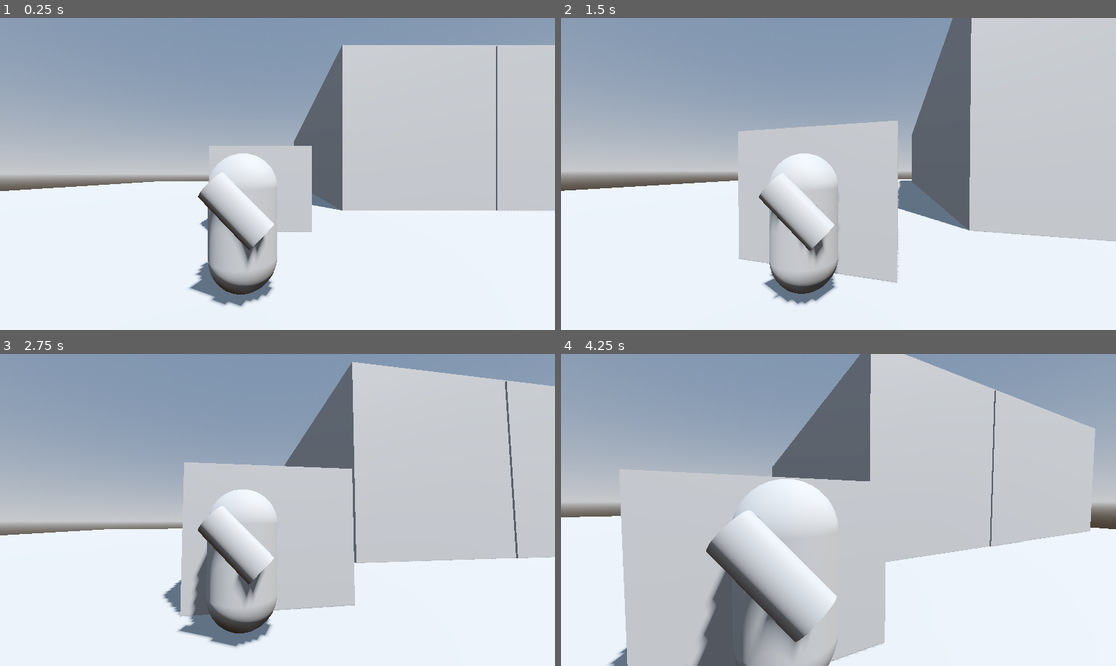
Above: before the commit, frames 1-4 (two rows, left to right).
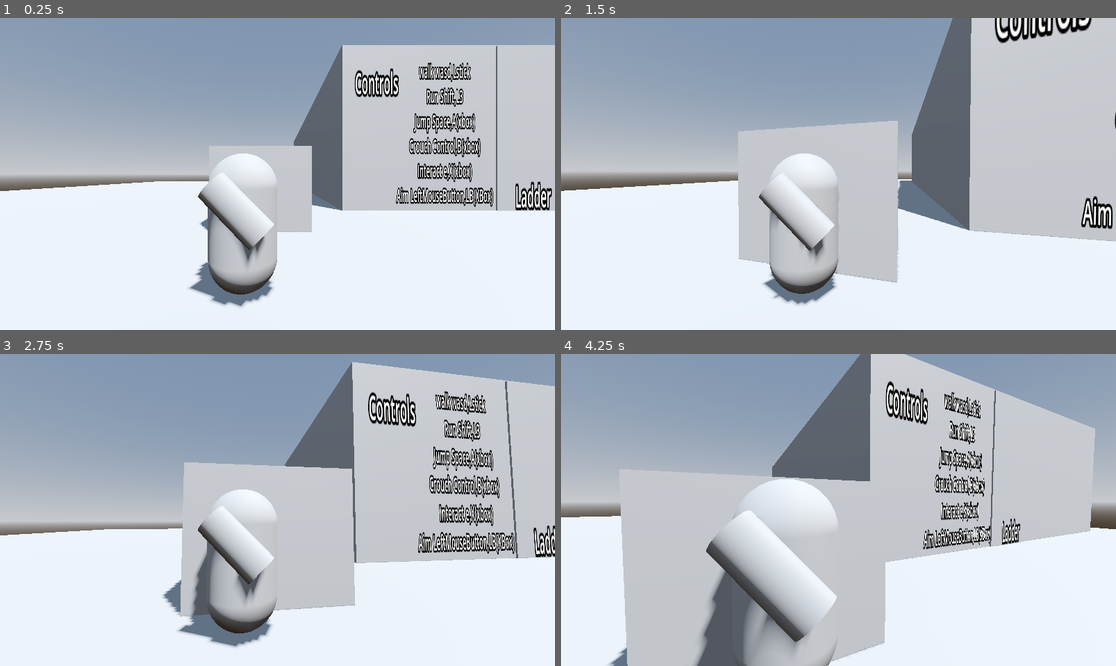
Above: after the commit, the same moments.

Repository: MertGameDev/Third-PersonControllerW-gamepadsupportGodot
Game: Godot game, scene res://Level.tscn
The game is run twice, just before and just after one commit, with the same random seed, the same clock (stepped at 60 frames per second) and the same inputs.
Inputs (mouse positions are in pixels of both pictures, inside the frame that each line leads up to):
- Up to frame 1 (0.25 s): no input
- Up to frame 2 (1.5 s): tap Enter at 0.5 s; move the mouse to (866, 174) at 0.52 s; hold Right mouse button (aim_input) 0.53-1.28 s; hold W (forward_input) from 0.53 s (still down); tap Space (jump_input) at 0.77 s; move the mouse to (810, 174) at 1.27 s; tap Ctrl (crouch_input) at 1.35 s
- Up to frame 3 (2.75 s): keep holding W (forward_input); tap Space (jump_input) at 1.52 s; move the mouse to (288, 503) at 2.02 s; tap F (interact_input) at 2.1 s
- Up to frame 4 (4.25 s): keep holding W (forward_input); move the mouse to (832, 516) at 2.77 s; tap Shift (run_input) at 2.85 s; tap Space (jump_input) at 3.02, 3.77 s; move the mouse to (877, 513) at 3.52 s; hold Right mouse button (aim_input) from 3.53 s (still down)

The runs differ from the first frame. In frame 1, 3.7% of the frame differs, in the area x 63-100%, y 14-62%; in frame 2, 1.3%; in frame 3, 4.0%, in the area x 66-100%, y 11-66%; in frame 4, 2.8%.

Commit message:
Add files via upload

Diff:
--- a/Tps/Level.tscn
+++ b/Tps/Level.tscn
@@ -60,6 +60,10 @@
 mesh = SubResource("BoxMesh_duhqg")
 skeleton = NodePath("../../StaticBody3D2")
 
+[node name="Label3D" type="Label3D" parent="StaticBody3D4"]
+transform = Transform3D(1, 0, 0, 0, 1, 0, 0, 0, 1, 0, -0.328074, 1.04649)
+text = "Ladder"
+
 [node name="StaticBody3D3" type="StaticBody3D" parent="."]
 transform = Transform3D(19.8206, 0, 0, 0, 7.89529, 0, 0, 0, 27.9844, 13.3968, 3.71689, -20.3705)
 
@@ -69,3 +73,18 @@
 [node name="MeshInstance3D" type="MeshInstance3D" parent="StaticBody3D3"]
 mesh = SubResource("BoxMesh_duhqg")
 skeleton = NodePath("../../StaticBody3D2")
+
+[node name="Label3D2" type="Label3D" parent="."]
+transform = Transform3D(3, 0, 0, 0, 8.30765, 0, 0, 0, 0.211984, 4.9924, 5.84, -6.19873)
+text = "Controls
+"
+
+[node name="Label3D3" type="Label3D" parent="."]
+transform = Transform3D(3, 0, 0, 0, 8.30765, 0, 0, 0, 0.211984, 8.07047, 3.55468, -6.19873)
+pixel_size = 0.003
+text = "walk wasd,Lstick
+Run Shift,L3
+Jump Space,A(xbox)
+Crouch Control,B(xbox)
+Interact e,X(xbox)
+Aim LeftMouseButton,LB(XBox)"
Binary file added: Tps/ScreenShoots/Screenshot 2023-04-23 193928.jpg
Not shown, added: Tps/ScreenShoots/Screenshot 2023-04-23 193928.jpg.import
